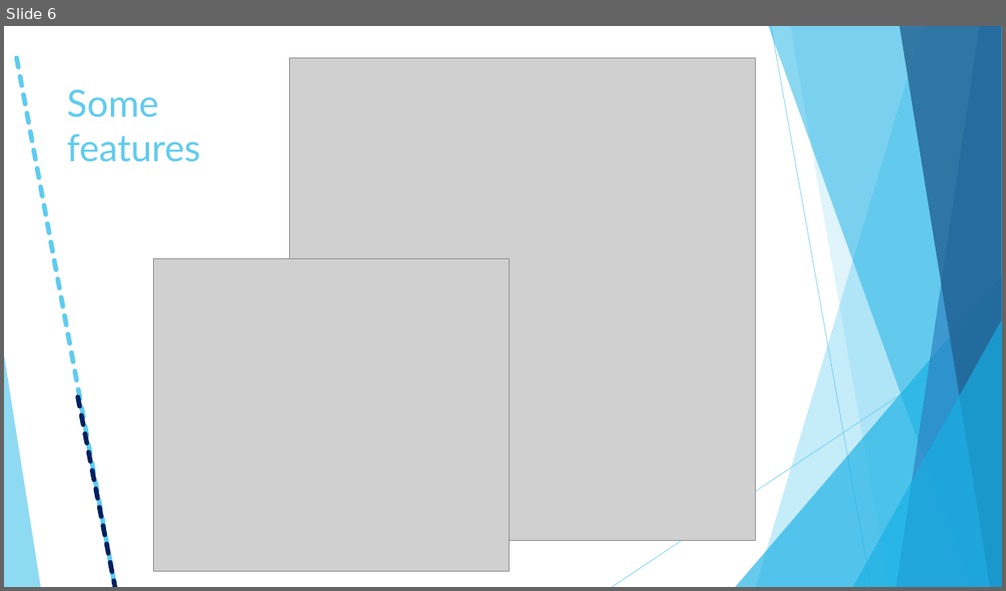
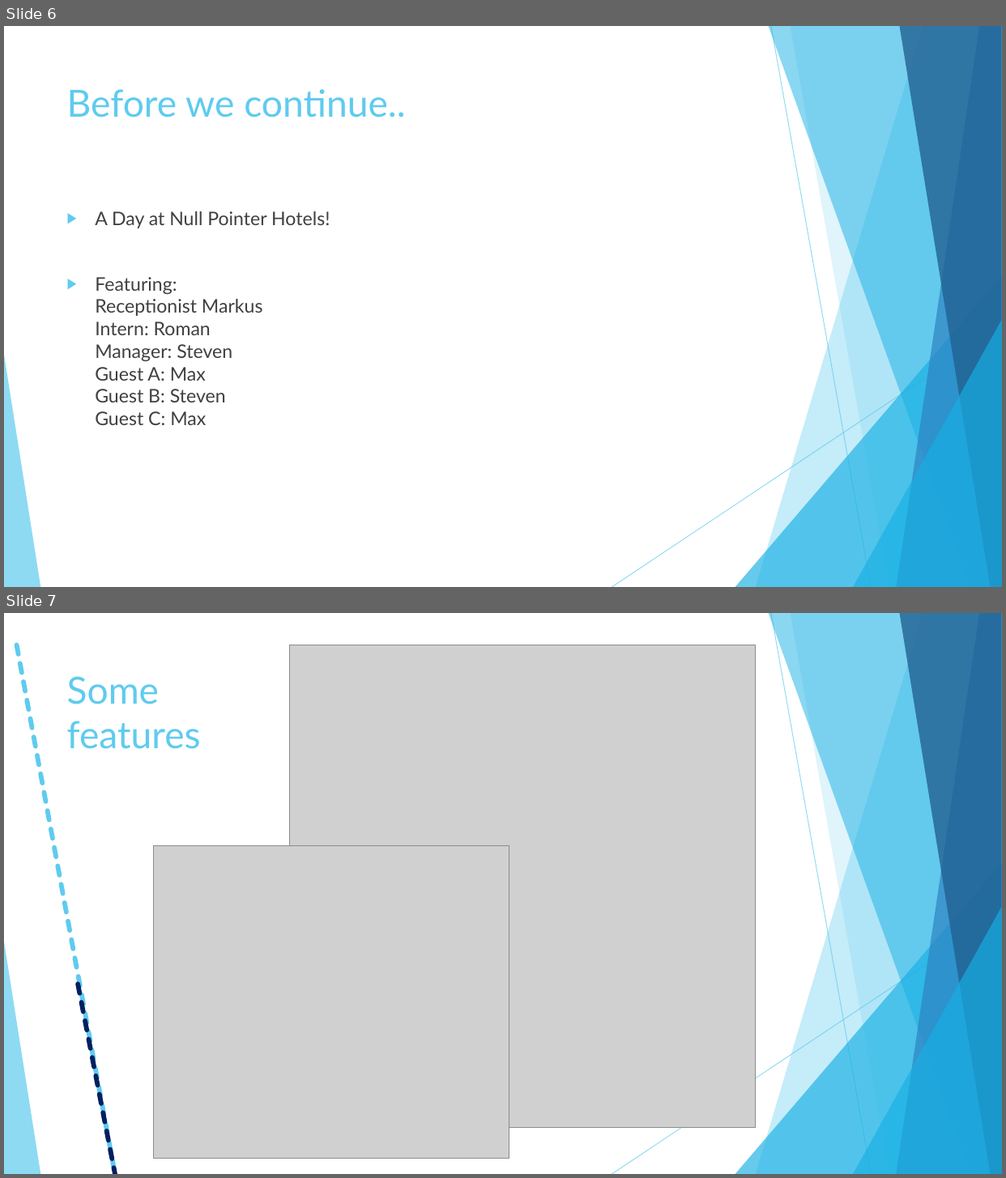
Before and after one commit to CodeFactoryWien/WF-Java-04, a slide deck: NullPointerHotel.pptx. Shown one above the other, each under a label of ours: slide 6 before the commit, slides 6 and 7 after it. The pictures are 1006x591 and 1006x1178 pixels, drawn with LibreOffice and Linux fonts; fonts in the diff are those of the drawing; grey boxes stand for pictures. Boxes give left, top, right and bottom in pixels: in the first picture for what was removed or moved away, otherwise in the second. Text is boxed around its words. In the diff, an @@ line names an element or a change of style, - is before the commit and + after.

```diff
--- a/NullPointerHotel.pptx
+++ b/NullPointerHotel.pptx
@@ slide 6 added at (4,26,1002,587), background #FFFFFF; not listed: 10 template elements that a slide beside it also shows @@
@@ title added at (67,89,405,118), 36 pt, text #5FCBEF @@
+Before we continue..
@@ text added at (95,211,330,425), 18 pt, text #404040 @@
+▶ A Day at Null Pointer Hotels!
+▶ Featuring:
+  Receptionist Markus
+  Intern: Roman
+  Manager: Steven
+  Guest A: Max
+  Guest B: Steven
+  Guest C: Max
@@ what was slide 6 is now slide 7 @@
```
Also in this commit, not shown: 6 slides changed.
